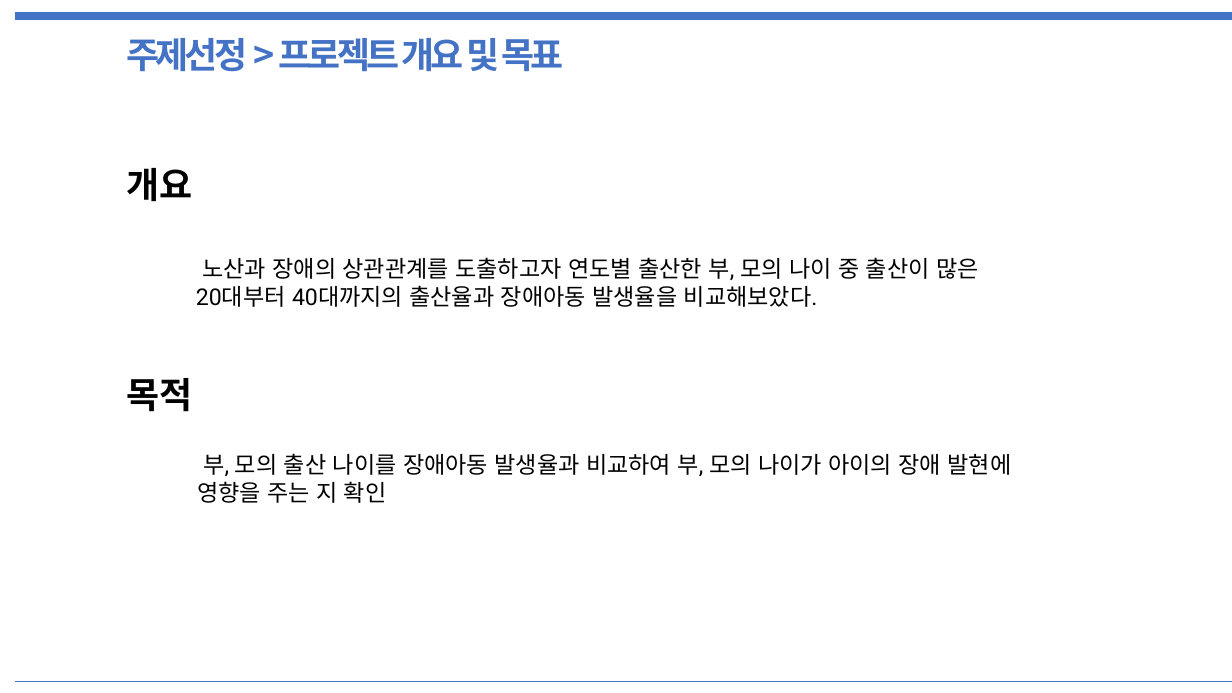
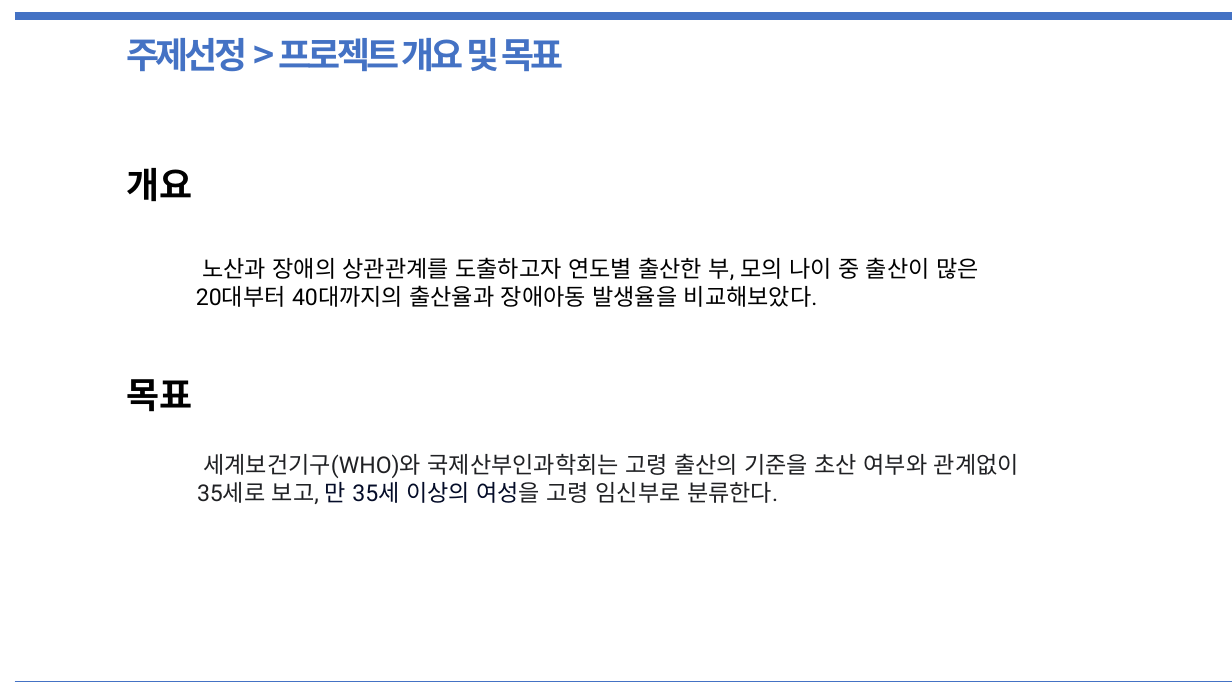
Before and after one commit to PaddingE/github_test, a slide deck: slide 4 of semi_project_final.pptx. Drawn at 1232x693 pixels with LibreOffice and Linux fonts; fonts in the diff are those of the drawing. Boxes give left, top, right and bottom in pixels: in the first picture for what was removed or moved away, otherwise in the second. Text is boxed around its words. In the diff, an @@ line names an element or a change of style, - is before the commit and + after.

```diff
--- a/semi_project_final.pptx
+++ b/semi_project_final.pptx
@@ text at [127, 379, 193, 412]: text changed @@
-목적
+목표
@@ text at [197, 453, 1019, 504]: text changed; text colour #000000 to #202124 @@
-부, 모의 출산 나이를 장애아동 발생율과 비교하여 부, 모의 나이가 아이의 장애 발현에 영향을 주는 지 확인
+세계보건기구(WHO)와 국제산부인과학회는 고령 출산의 기준을 초산 여부와 관계없이 35세로 보고, 만 35세 이상의 여성을 고령 임신부로 분류한다.
```
Also in this commit, not shown: 6 other slides changed.
